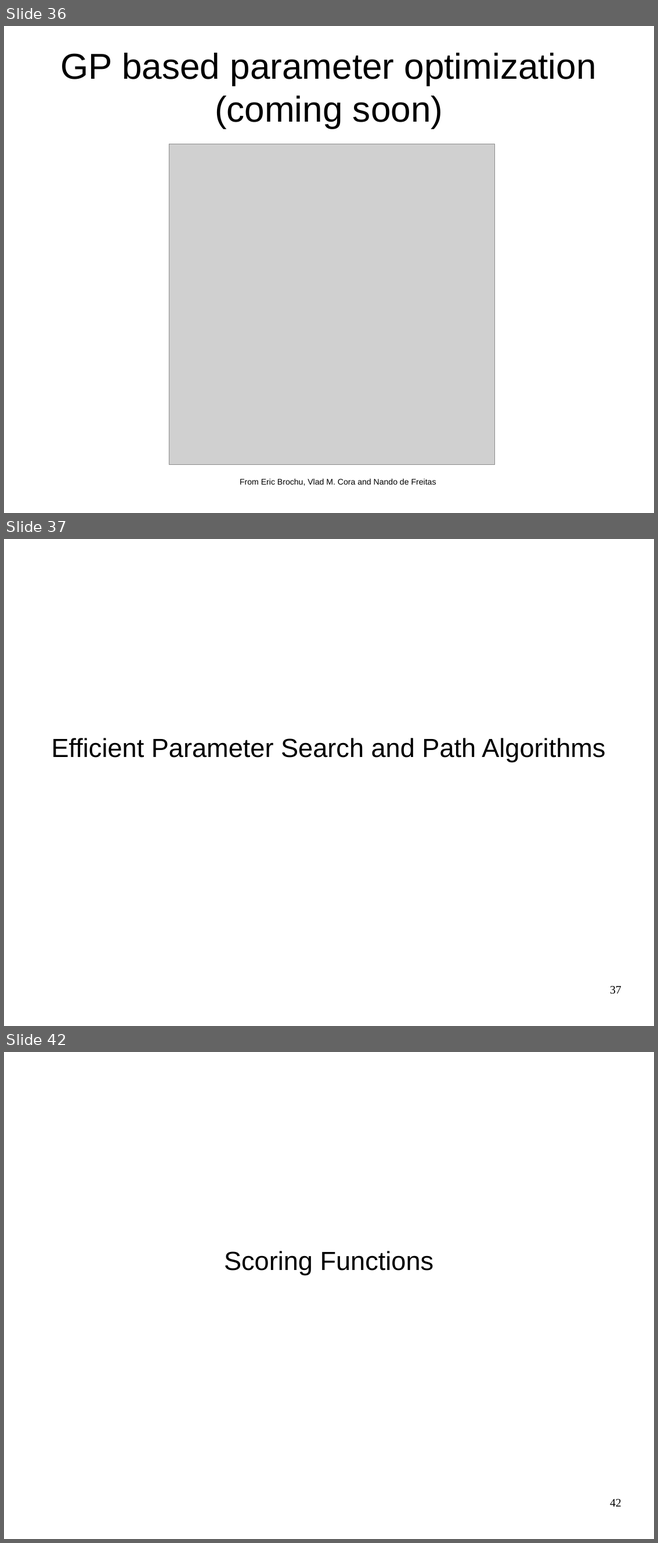
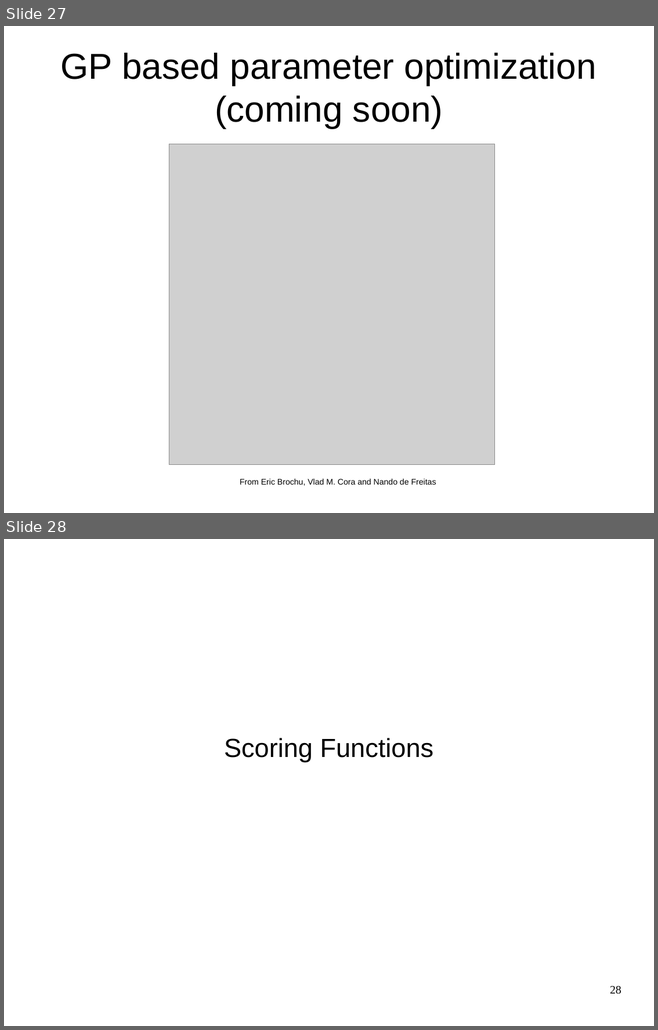
Before and after one commit to amueller/advanced-sklearn-boston-nlp-2016, a slide deck: advanced-sklearn-boston-nlp-2016.odp. Shown one above the other, each under a label of ours: slides 36, 37 and 42 before the commit, slides 27 and 28 after it; the slides between them are not shown. The pictures are 658x1543 and 658x1030 pixels, drawn with LibreOffice and Linux fonts; fonts in the diff are those of the drawing; grey boxes stand for pictures. Boxes give left, top, right and bottom in pixels: in the first picture for what was removed or moved away, otherwise in the second. Text is boxed around its words. In the diff, an @@ line names an element or a change of style, - is before the commit and + after.

```diff
--- a/advanced-sklearn-boston-nlp-2016.odp
+++ b/advanced-sklearn-boston-nlp-2016.odp
@@ slide 37 removed at <box>4,539,654,1026</box>, background #FFFFFF @@
@@ subtitle removed at <box>52,738,605,762</box> @@
-Efficient Parameter Search and Path Algorithms
@@ page number removed at <box>610,986,621,994</box> @@
-37
@@ what was slide 36 is now slide 27 @@
@@ what was slide 42 is now slide 28 @@
@@ page number at <box>610,986,621,994</box>: text changed @@
-42
+28
```
Also in this commit, not shown: 4 slides changed, 1 slide added, 24 other slides removed, 2 other files.
